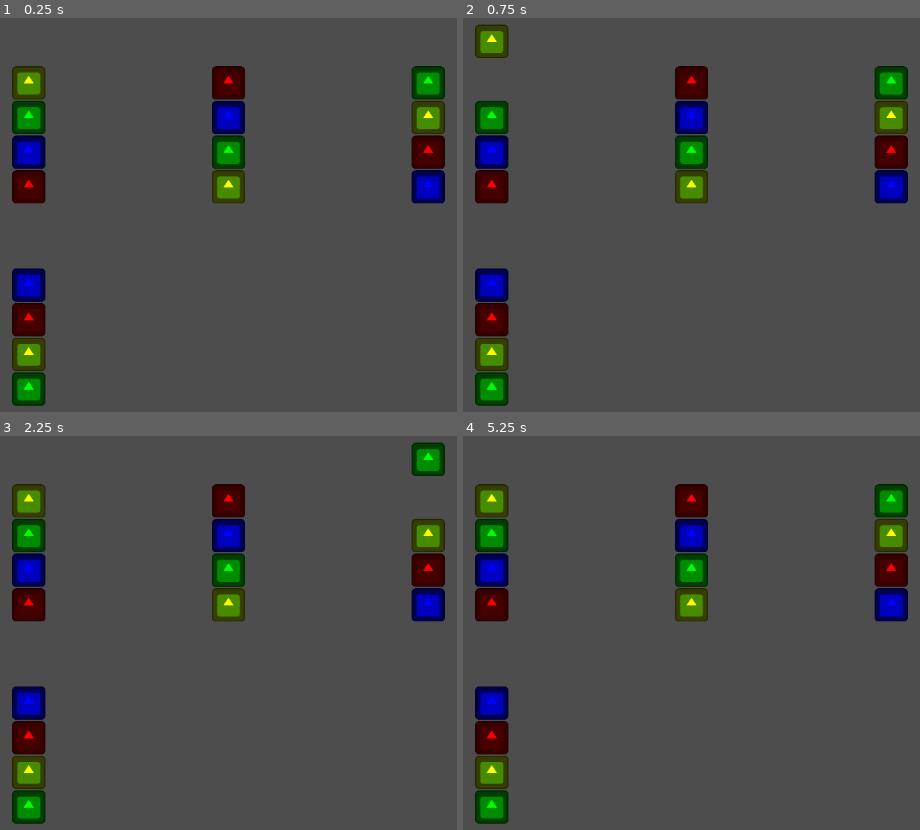
Above: before the commit, frames 1-4 (two rows, left to right).
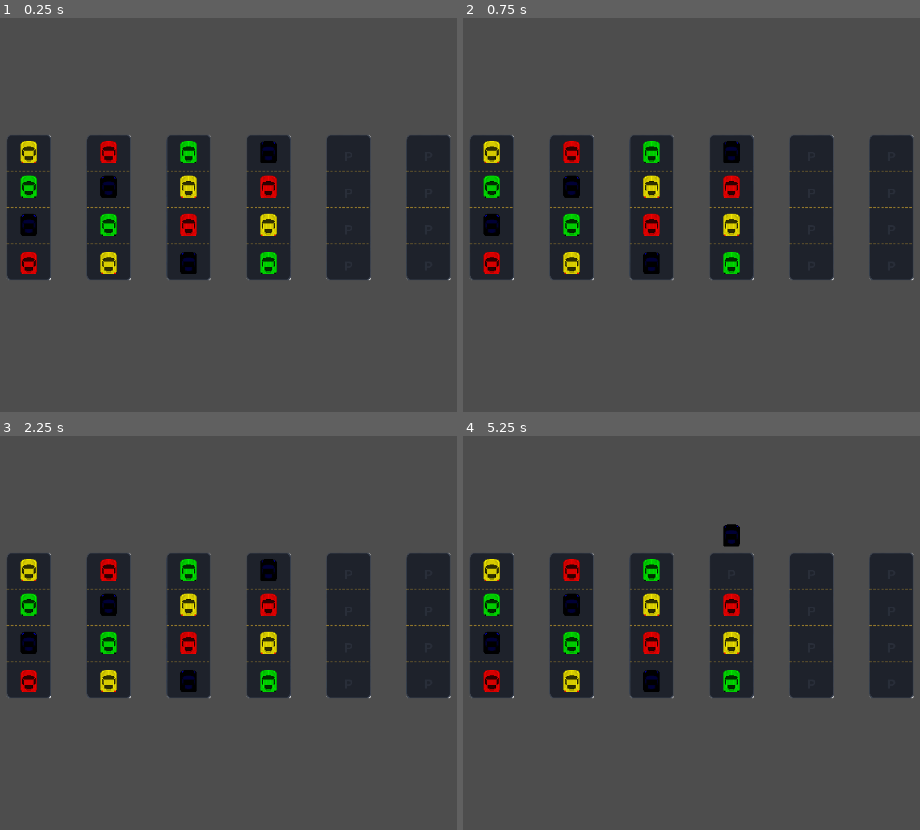
Above: after the commit, the same moments.

Repository: SamiErenBayhan/GodotBallSortPuzzle
Game: Godot game, scene res://main.tscn
Same seed, same stepped clock (60 frames per second), same inputs: the game is played once before the commit and once after it. The engine's default icon, where the game draws it, is replaced by a stand-in: a white triangle on a blue panel in a dark square.
Inputs (mouse positions are in pixels of both pictures, inside the frame that each line leads up to):
- Up to frame 1 (0.25 s): no input
- Up to frame 2 (0.75 s): tap Enter at 0.5 s; move the mouse to (490, 132) at 0.52 s; click (490, 132) at 0.67 s
- Up to frame 3 (2.25 s): tap Space at 1.25 s; move the mouse to (228, 550) at 1.27 s; click (228, 550) at 1.42 s; tap Enter at 2 s; move the mouse to (429, 550) at 2.02 s; click (429, 550) at 2.17 s
- Up to frame 4 (5.25 s): tap Space at 2.75, 4.25 s; move the mouse to (490, 751) at 2.77 s; click (490, 751) at 2.92 s; tap Enter at 3.5 s; move the mouse to (691, 751) at 3.52 s; click (691, 751) at 3.67 s; move the mouse to (892, 751) at 4.27 s; click (892, 751) at 4.42 s; move the mouse to (732, 625) at 5.02 s; click (732, 625) at 5.17 s

The runs differ from the first frame. In frame 1, 28% of the frame differs, in the area x 1-99%, y 12-99%; in frame 2, 28%; in frame 3, 28%; in frame 4, 28%.

Commit message:
Assetler eklendi ve sahneye göre ayarlandı

Diff:
--- a/Tube.tscn
+++ b/Tube.tscn
@@ -1,13 +1,20 @@
 [gd_scene format=3 uid="uid://bm0qpuchlry4l"]
 
 [ext_resource type="Script" uid="uid://dho8ttyd26iqf" path="res://tube.gd" id="1_fm3gm"]
+[ext_resource type="Texture2D" uid="uid://dsw6iw7toyqki" path="res://park_yeri.png" id="2_ft0pj"]
 
 [sub_resource type="RectangleShape2D" id="RectangleShape2D_fm3gm"]
-size = Vector2(64, 216)
+size = Vector2(64, 208)
 
 [node name="Tube" type="Area2D" unique_id=1572788644]
+light_mask = 2
 script = ExtResource("1_fm3gm")
 
 [node name="CollisionShape2D" type="CollisionShape2D" parent="." unique_id=1748954773]
-position = Vector2(0, 20)
 shape = SubResource("RectangleShape2D_fm3gm")
+
+[node name="Sprite2D" type="Sprite2D" parent="." unique_id=1740387441]
+texture_filter = 1
+position = Vector2(-1.9073486e-06, 4.887581e-06)
+scale = Vector2(0.28880867, 0.29946524)
+texture = ExtResource("2_ft0pj")
--- a/ball.tscn
+++ b/ball.tscn
@@ -1,9 +1,12 @@
 [gd_scene format=3 uid="uid://dsn8y3tmt77oq"]
 
-[ext_resource type="Texture2D" uid="uid://vs7joxxlxjo" path="res://icon.svg" id="1_x8fbi"]
+[ext_resource type="Texture2D" uid="uid://4fy2ij6ob6f0" path="res://sport_yellow.png" id="1_41u45"]
 [ext_resource type="Script" uid="uid://cdstc8cy4lbp4" path="res://ball.gd" id="2_41u45"]
 
 [node name="Ball" type="Sprite2D" unique_id=1100414233]
-scale = Vector2(0.37499994, 0.375)
-texture = ExtResource("1_x8fbi")
+visibility_layer = 2
+z_index = 1
+texture_filter = 1
+scale = Vector2(0.7741935, 0.45070425)
+texture = ExtResource("1_41u45")
 script = ExtResource("2_41u45")
--- a/main.gd
+++ b/main.gd
@@ -3,7 +3,7 @@
 const TUBE_SCENE = preload("res://Tube.tscn")
 const BALL_SCENE = preload("res://Ball.tscn")
 
-const HOVER_HEIGHT = 60
+const HOVER_HEIGHT = 50
 
 const GAME_COLORS = {
 	"Kırmızı": Color.RED,
@@ -31,25 +31,16 @@
 	var screen_width = screen_size.x
 	var screen_height = screen_size.y
 
-	var spacing_x = screen_width * 0.25 # Ekran genişliğinin %15'i kadar yan yana boşluk
-	var spacing_y = screen_height * 0.45 # Ekran yüksekliğinin %35'i kadar altlı üstlü boşluk
-
-	var start_x = (screen_width - (2 * spacing_x)) / 2.0
-	var row_1_y = screen_height * 0.30 # Üst satır ekranın yukarısından %30 aşağıda dursun
+	var spacing_x = screen_width * 0.1 # Ekran genişliğinin %15'i kadar yan yana boşluk
+	var total_spacing_x = 5 * spacing_x
+	var start_x = (screen_width - total_spacing_x) / 2
+	var row_1_y = screen_height * 0.50 # Üst satır ekranın yukarısından %30 aşağıda dursun
 
 	for i in range(level_data.size()):
 		var new_tube = TUBE_SCENE.instantiate()
 		new_tube.name = "Tube_" + str(i)
-
-		# 💡 ALTLI ÜSTLÜ SİHİR:
-		# İlk 3 tüp (0,1,2) üst satıra, kalanlar (3,4,5) alt satıra dizilir!
-		if i < 3:
-			new_tube.global_position = Vector2(start_x + (i * spacing_x), row_1_y)
-		else:
-			new_tube.global_position = Vector2(start_x + ((i - 3) * spacing_x), row_1_y + spacing_y)
-
+		new_tube.global_position = Vector2(start_x + (i * spacing_x), row_1_y)
 		add_child(new_tube)
-
 		# Godot'nun en sağlam, orijinal tıklama bağlantısı:
 		new_tube.input_event.connect(_on_tube_clicked.bind(new_tube))
 
@@ -62,6 +53,7 @@
 
 			new_ball.global_position = new_tube.get_next_available_position()
 			add_child(new_ball)
+			new_ball.z_index = 5
 			new_tube.ball_stack.append(new_ball)
 
 # Boş tüpleri de, renk uyumunu da %100 kusursuz yöneten ana motor:
--- a/tube.gd
+++ b/tube.gd
@@ -8,10 +8,10 @@
 func _ready() -> void:
 	# Saf Node2D dünyasındayız, ofsetler eksi (yukarı doğru) çalışır:
 	slot_positions = [
-		Vector2(0, 100),   # 1. kat (En dip)
-		Vector2(0, 50),   # 2. kat
-		Vector2(0, 0),  # 3. kat
-		Vector2(0, -50)   # 4. kat (En üst)
+		Vector2(0, 80),   # 1. kat (En dip)
+		Vector2(0, 25),   # 2. kat
+		Vector2(0, -30),  # 3. kat
+		Vector2(0, -80)   # 4. kat (En üst)
 	]
 
 func get_next_available_position() -> Vector2:
Binary file added: park_yeri.png
Not shown, added: park_yeri.png.import
Binary file added: sport_yellow.png
Not shown, added: sport_yellow.png.import
Not shown, added: Cars.jfif
Not shown, added: images (1).jfif
